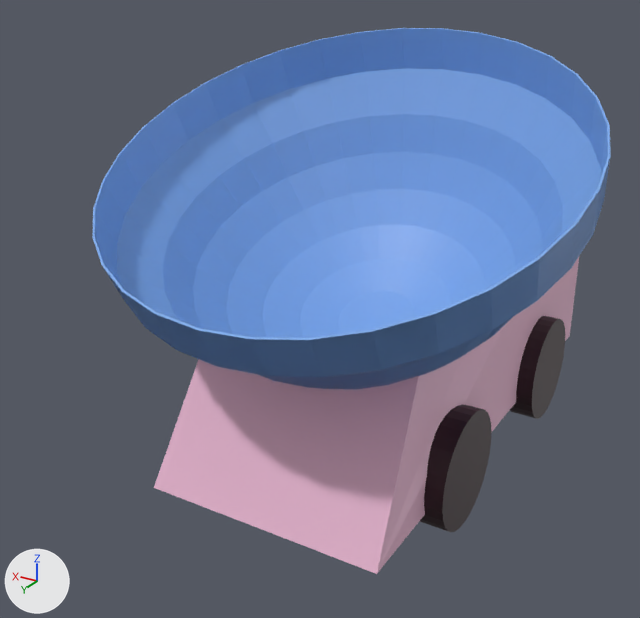
Two versions of the Blender file blender/recycler.blend, one commit apart.
One viewpoint serves both versions: a 50 mm lens placed at (-8.66, 15.83, 10.01), pointed at (0.22, 1.04, 2.62). The lights are fixed; the arrows at lower left show +X, +Y and +Z.
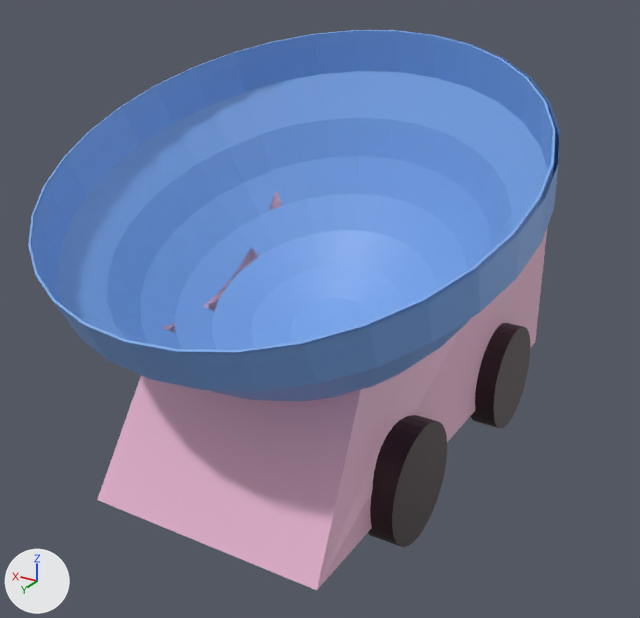
ob_empty is not drawn itself; it is used by a modifier of ob_circle.

Pixel boxes [x1, y1, x2, y2] of what changed, in the pictures (640 x 618 px):
'Sphere', moved
    before: [92, 28, 611, 389]
    after: [28, 30, 555, 392]
'Cube', moved
    before: [154, 257, 579, 574]
    after: [97, 192, 548, 590]
'Sphere.001', moved (not visible before)
    after: [31, 31, 560, 402]
'Circle', moved
    before: [420, 316, 565, 532]
    after: [368, 323, 530, 547]

The change, as a diff of the scene's bpy script:
```diff
--- a/blender/recycler.blend.py
+++ b/blender/recycler.blend.py
@@ ob_cube @@
 ob_cube = bpy.data.objects.new('Cube', me_cube)
-ob_cube.location = (-0.67, -0.88, 2.27)
+ob_cube.location = (0.0, 0.0, 2.27)
 ob_cube.scale = (2.5, 2.5, 2.5)
@@ ob_sphere @@
 ob_sphere = bpy.data.objects.new('Sphere', me_sphere)
-ob_sphere.location = (-0.67, 1.79, 6.15)
+ob_sphere.location = (0.0, 2.68, 6.15)
 ob_sphere.rotation_euler = (-0.4, 0.0, 0.0)  # degrees (-23, 0, 0)
@@ ob_circle @@
 ob_circle = bpy.data.objects.new('Circle', me_circle)
-ob_circle.location = (-2.93, 1.67, 0.23)
+ob_circle.location = (-2.33, 2.55, 0.23)
 ob_circle.rotation_euler = (0.0, 1.571, 0.0)  # degrees (0, 90, 0)
@@ ob_empty @@
 ob_empty = bpy.data.objects.new('Empty', None)
-ob_empty.location = (-0.672, -0.885, 2.273)
+ob_empty.location = (0.0, -0.00012, 2.273)
 ob_empty.scale = (2.5, 2.5, 2.5)
@@ ob_sphere_001 @@
 ob_sphere_001 = bpy.data.objects.new('Sphere.001', me_sphere_001)
-ob_sphere_001.location = (-0.67, 1.79, 6.15)
+ob_sphere_001.location = (-0.07, 2.68, 6.15)
 ob_sphere_001.rotation_euler = (-0.4, 0.0, 0.0)  # degrees (-23, 0, 0)
```
